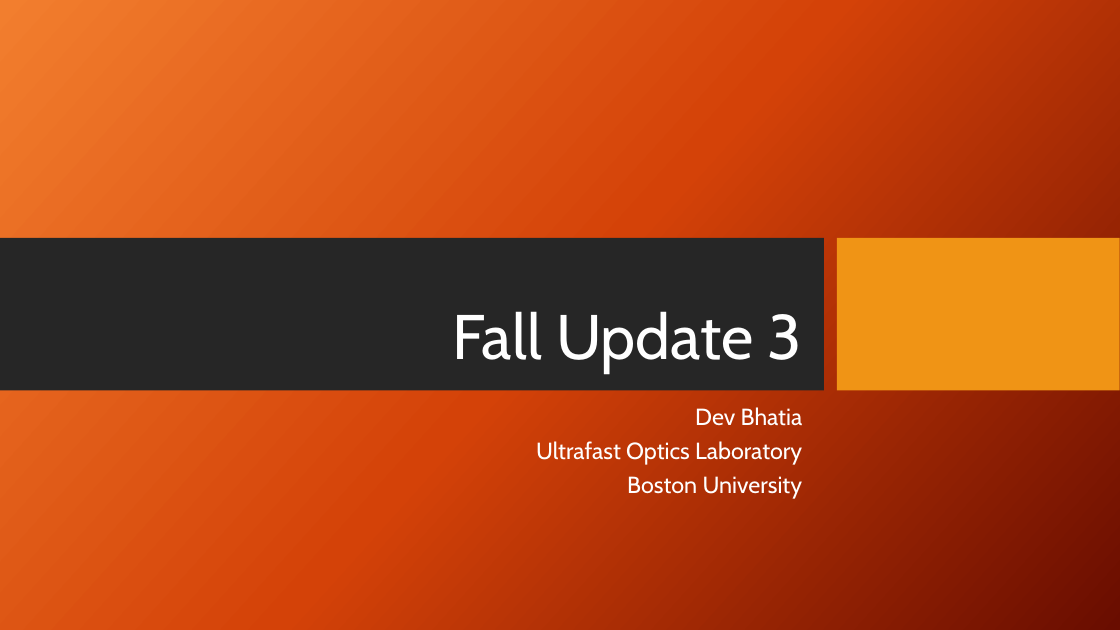
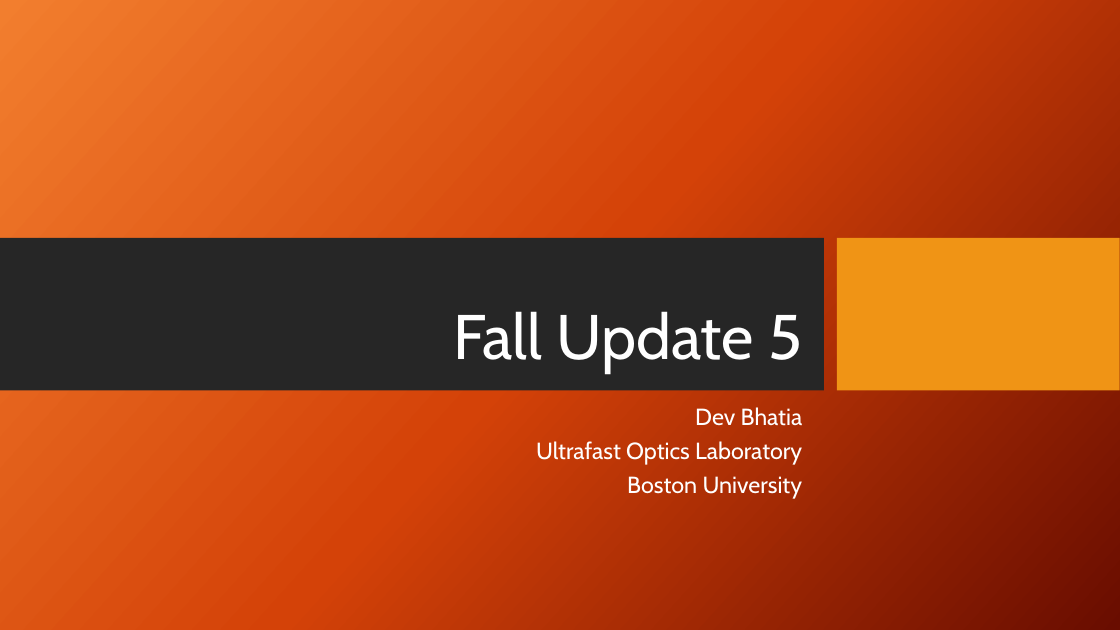
Before and after one commit to dbhatia00/NeuronSimulation, a slide deck: slide 1 of Presentations/Fall Updates/FallUpdate3.pptx. Drawn at 1120x630 pixels with LibreOffice and Linux fonts; fonts in the diff are those of the drawing; background and template pictures are left out. Boxes give left, top, right and bottom in pixels: in the first picture for what was removed or moved away, otherwise in the second. Text is boxed around its words. In the diff, an @@ line names an element or a change of style, - is before the commit and + after.

```diff
--- a/Presentations/Fall Updates/FallUpdate3.pptx
+++ b/Presentations/Fall Updates/FallUpdate3.pptx
@@ title at box(453, 311, 802, 374): text changed @@
-Fall Update 3
+Fall Update 5
```
Also in this commit, not shown: 3 other slides changed, 2 slides added.
